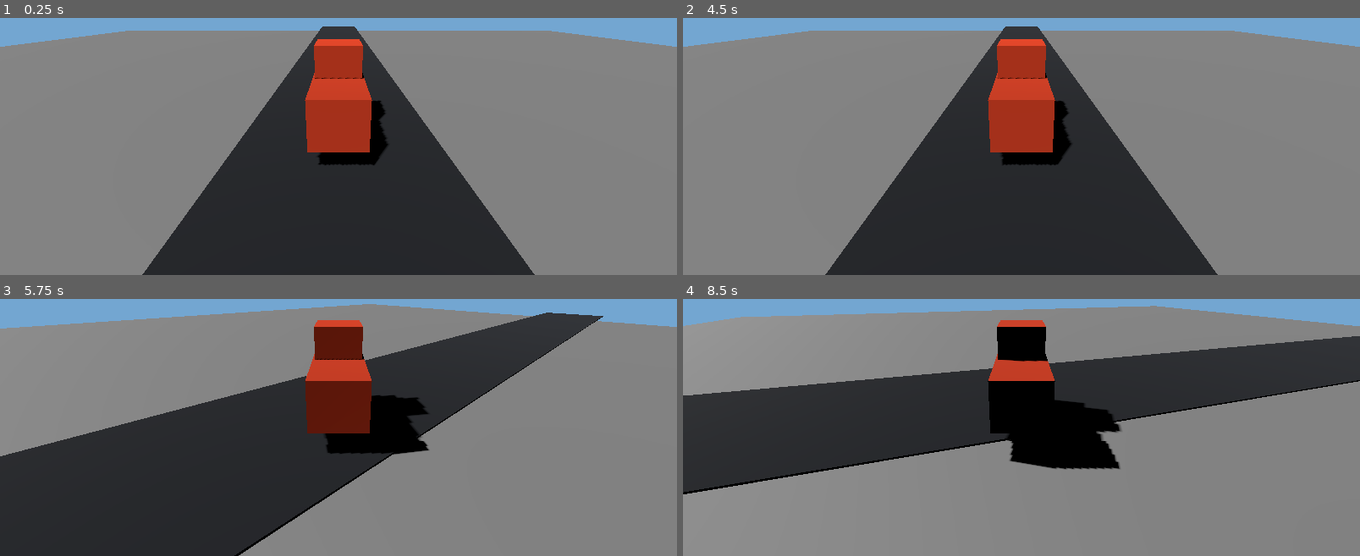
Above: before the commit, frames 1-4 (two rows, left to right).
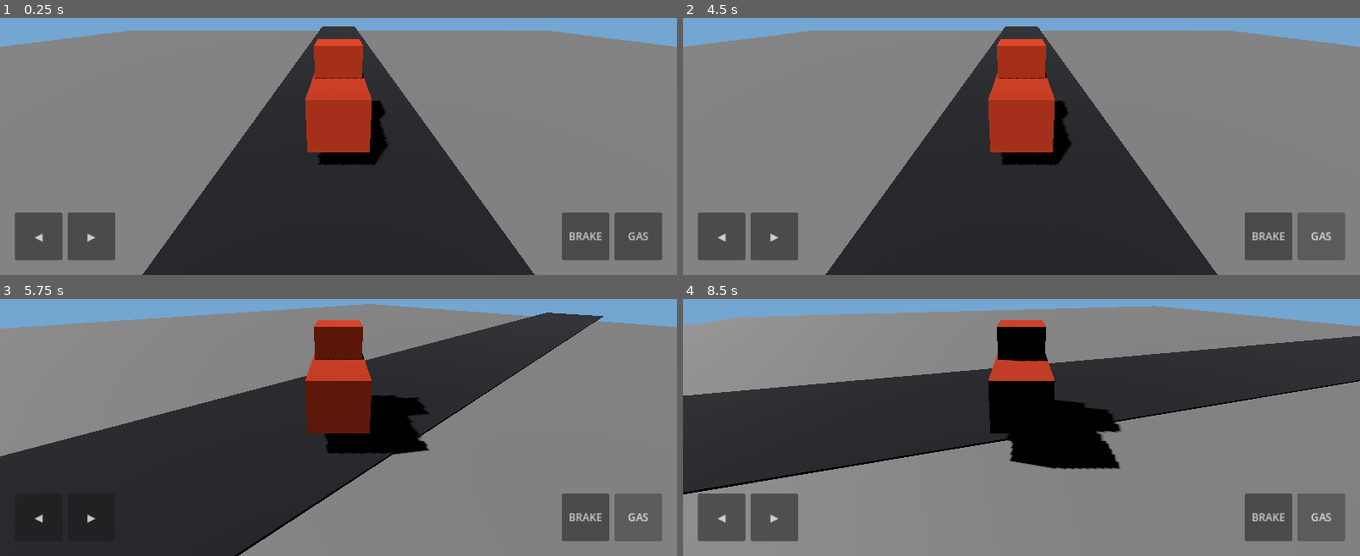
Above: after the commit, the same moments.

Repository: czz495m8zv-code/zayron-simulator
Game: Godot game, scene res://scenes/main/main.tscn
Two runs of this game, one before a commit and one after it. Both use one fixed random seed, a clock stepped at 60 frames per second and the inputs below.
Inputs (mouse positions are in pixels of both pictures, inside the frame that each line leads up to):
- Up to frame 1 (0.25 s): no input
- Up to frame 2 (4.5 s): click (723, 236) at 0.5 s, where only the run after the commit has a clickable "◀"; click (777, 236) at 1.25 s, where only the run after the commit has a clickable "▶"; click (1265, 236) at 2 s, where only the run after the commit has a clickable "BRAKE"; click (1319, 236) at 2.75 s, where only the run after the commit has a clickable "GAS"; tap Enter at 3.5 s; hold Right (ui_right) 3.53-4.28 s; tap Space at 4.25 s; hold Down (ui_down) from 4.28 s (still down)
- Up to frame 3 (5.75 s): tap Enter at 5 s; release Down (ui_down) at 5.03 s; hold Right (ui_right) from 5.03 s (still down)
- Up to frame 4 (8.5 s): release Right (ui_right) at 5.78 s; hold Up (ui_up) 5.78-6.53 s; hold Left (ui_left) 6.53-8.03 s; tap Space at 7.25 s; tap Enter at 8 s; hold Down (ui_down) from 8.03 s (still down)

The runs differ from the first frame. In frame 1, 5.2% of the frame differs, in the area x 2-98%, y 75-95%; in frame 2, 5.1%; in frame 3, 2.6%; in frame 4, 5.1%.

Commit message:
Add on-screen mobile driving controls

Diff:
--- a/scripts/vehicles/prototype_truck.gd
+++ b/scripts/vehicles/prototype_truck.gd
@@ -7,14 +7,22 @@
 @export var steering_speed: float = 1.25
 
 var _speed: float = 0.0
+var _throttle_input: float = 0.0
+var _steering_input: float = 0.0
 
 func _ready() -> void:
 	_build_truck()
 	_build_camera()
+	_build_mobile_controls()
 
 func _physics_process(delta: float) -> void:
-	var throttle := Input.get_axis("ui_down", "ui_up")
-	var steering := Input.get_axis("ui_left", "ui_right")
+	var throttle := _throttle_input
+	var steering := _steering_input
+
+	# Keep keyboard controls available for desktop testing.
+	if not OS.has_feature("android"):
+		throttle = Input.get_axis("ui_down", "ui_up")
+		steering = Input.get_axis("ui_left", "ui_right")
 
 	if throttle > 0.0:
 		_speed = move_toward(_speed, max_speed, acceleration * delta)
@@ -62,3 +70,58 @@
 	camera.rotation_degrees = Vector3(-18.0, 0.0, 0.0)
 	camera.current = true
 	add_child(camera)
+
+func _build_mobile_controls() -> void:
+	var layer := CanvasLayer.new()
+	layer.name = "MobileControls"
+	add_child(layer)
+
+	var ui := Control.new()
+	ui.name = "TouchUI"
+	ui.set_anchors_and_offsets_preset(Control.PRESET_FULL_RECT)
+	ui.mouse_filter = Control.MOUSE_FILTER_IGNORE
+	layer.add_child(ui)
+
+	_add_hold_button(ui, "◀", Vector2(28.0, -118.0), Vector2(90.0, 90.0), "steer_left")
+	_add_hold_button(ui, "▶", Vector2(128.0, -118.0), Vector2(90.0, 90.0), "steer_right")
+	_add_hold_button(ui, "BRAKE", Vector2(-218.0, -118.0), Vector2(90.0, 90.0), "brake")
+	_add_hold_button(ui, "GAS", Vector2(-118.0, -118.0), Vector2(90.0, 90.0), "accelerate")
+
+func _add_hold_button(parent: Control, label: String, offset: Vector2, button_size: Vector2, control_name: String) -> void:
+	var button := Button.new()
+	button.name = control_name
+	button.text = label
+	button.custom_minimum_size = button_size
+	button.size = button_size
+	button.focus_mode = Control.FOCUS_NONE
+	button.add_theme_font_size_override("font_size", 20)
+	button.modulate = Color(1.0, 1.0, 1.0, 0.88)
+
+	if control_name == "steer_left" or control_name == "steer_right":
+		button.set_anchors_preset(Control.PRESET_BOTTOM_LEFT)
+		button.position = offset
+	else:
+		button.set_anchors_preset(Control.PRESET_BOTTOM_RIGHT)
+		button.position = offset
+
+	button.button_down.connect(_on_control_down.bind(control_name))
+	button.button_up.connect(_on_control_up.bind(control_name))
+	parent.add_child(button)
+
+func _on_control_down(control_name: String) -> void:
+	match control_name:
+		"accelerate":
+			_throttle_input = 1.0
+		"brake":
+			_throttle_input = -1.0
+		"steer_left":
+			_steering_input = -1.0
+		"steer_right":
+			_steering_input = 1.0
+
+func _on_control_up(control_name: String) -> void:
+	match control_name:
+		"accelerate", "brake":
+			_throttle_input = 0.0
+		"steer_left", "steer_right":
+			_steering_input = 0.0
